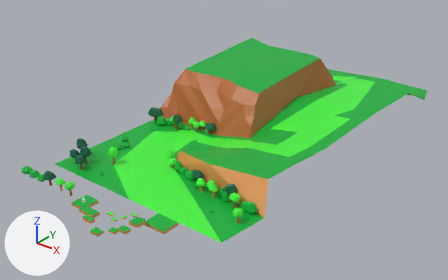
The Blender file public/assets/blend/world/Level2World.blend, before and after one commit.
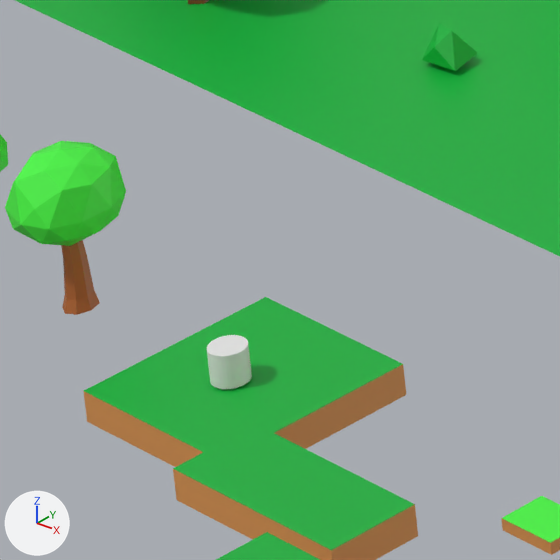
The first picture shows the older version from a 50 mm lens placed at (144.1, -107.1, 106.4), pointed at (4.5, 67.5, -1.8). The close-ups show both versions on the part from 14% to 25% of the width and 60% to 77% of the height of that picture; other places that the commit changed are outside them. The axes (+X, +Y, +Z) are drawn at lower left. The lights are the same throughout.

Script lines for the objects in view, before the commit:
```python
me_circle_001 = bpy.data.meshes.new('Circle.001')
me_circle_001.from_pydata(...)  # 32 vertices, 26 faces; spans x -6.93..-6.03, y -0.57..0.58, z 0.0..2.33
me_circle_001.materials.append(mat_hept32)  # picture img_hept32_8x_png
me_cylinder = bpy.data.meshes.new('Cylinder')
me_cylinder.from_pydata(...)  # a 32-sided cylinder along z spanning x -0.543..0.543, y -0.58..0.58, z 0.07..1.13
me_plane_001 = bpy.data.meshes.new('Plane.001')
me_plane_001.from_pydata(...)  # 558 vertices, 588 faces; spans x -29.0..52.0, y 10.0..166.0, z -1.0..19.0
me_plane_001.materials.append(mat_hept32)  # picture img_hept32_8x_png
ob_catsize = bpy.data.objects.new('CatSize', me_cylinder)
ob_catsize.location = (0.0, 0.0, 0.0)
ob_terrain = bpy.data.objects.new('Terrain', me_plane_001)
ob_terrain.location = (0.0, 0.0, 0.0)
ob_trunk_1 = bpy.data.objects.new('Trunk_1', me_circle_001)
ob_trunk_1.location = (0.0, 0.0, 0.0)
# also in view: 'non_collider_shrubs' at (6.5, 39.7, 1.3); 'Leaf_1' at (-6.6, 0.0, 3.6); 'Platforms' at (14.7, -0.2, 0.5)
```
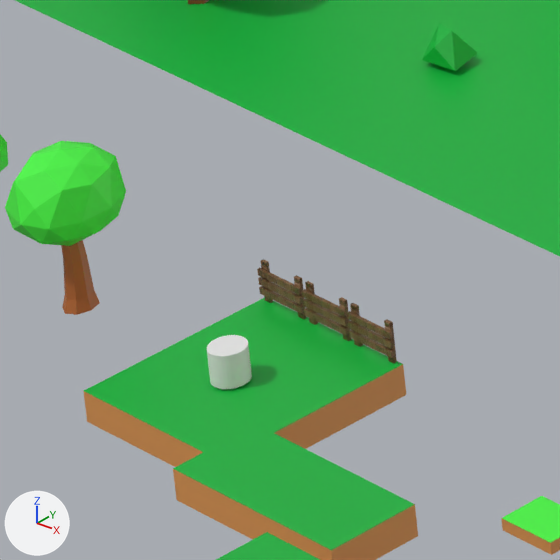
Changed parts and their boxes [x1, y1, x2, y2] in the close-ups (560 x 560 px):
```json
{"object": "dynamic_wooden_fence.003", "change": "added", "after": [347, 303, 397, 363]}
{"object": "dynamic_wooden_fence.001", "change": "added", "after": [302, 281, 351, 341]}
{"object": "dynamic_wooden_fence.002", "change": "added", "after": [257, 259, 306, 319]}
```

The change, as JSON lines over the scene's bpy script:
```json
{"op": "add", "block": "img_wood_planks_diff_1k_jpg", "code": ["img_wood_planks_diff_1k_jpg = load_image('wood_planks_diff_1k.jpg', '../../textures/pbr/wood_planks/wood_planks_diff_1k.jpg', 1024, 1024, 'sRGB')"]}
{"op": "add", "block": "img_wood_planks_disp_1k_jpg", "code": ["img_wood_planks_disp_1k_jpg = load_image('wood_planks_disp_1k.jpg', '../../textures/pbr/wood_planks/wood_planks_disp_1k.jpg', 1024, 1024, 'Non-Color')"]}
{"op": "add", "block": "mat_material", "code": ["mat_material = bpy.data.materials.new('Material')", "# uses the picture img_wood_planks_diff_1k_jpg", "# uses the picture img_wood_planks_disp_1k_jpg"]}
{"op": "add", "block": "me_woodenfence_001", "code": ["me_woodenfence_001 = bpy.data.meshes.new('WoodenFence.001')", "me_woodenfence_001.from_pydata(...)  # 112 vertices, 56 faces; spans x 1.11..2.88, y 3.32..3.52, z 0.0..1.3", "me_woodenfence_001.materials.append(mat_material)"]}
{"op": "add", "block": "me_woodenfence_003", "code": ["me_woodenfence_003 = bpy.data.meshes.new('WoodenFence.003')", "me_woodenfence_003.from_pydata(...)  # 112 vertices, 56 faces; spans x -2.7..-0.92, y 3.32..3.52, z 0.0..1.3", "me_woodenfence_003.materials.append(mat_material)"]}
{"op": "add", "block": "me_woodenfence_002", "code": ["me_woodenfence_002 = bpy.data.meshes.new('WoodenFence.002')", "me_woodenfence_002.from_pydata(...)  # 112 vertices, 56 faces; spans x -0.79..0.98, y 3.32..3.52, z 0.0..1.3", "me_woodenfence_002.materials.append(mat_material)"]}
{"op": "add", "block": "ob_dynamic_wooden_fence_003", "code": ["ob_dynamic_wooden_fence_003 = bpy.data.objects.new('dynamic_wooden_fence.003', me_woodenfence_001)", "ob_dynamic_wooden_fence_003.location = (0.0, 0.0, 0.0)"]}
{"op": "add", "block": "ob_dynamic_wooden_fence_002", "code": ["ob_dynamic_wooden_fence_002 = bpy.data.objects.new('dynamic_wooden_fence.002', me_woodenfence_003)", "ob_dynamic_wooden_fence_002.location = (0.0, 0.0, 0.0)"]}
{"op": "add", "block": "ob_dynamic_wooden_fence_001", "code": ["ob_dynamic_wooden_fence_001 = bpy.data.objects.new('dynamic_wooden_fence.001', me_woodenfence_002)", "ob_dynamic_wooden_fence_001.location = (0.0, 0.0, 0.0)"]}
```
